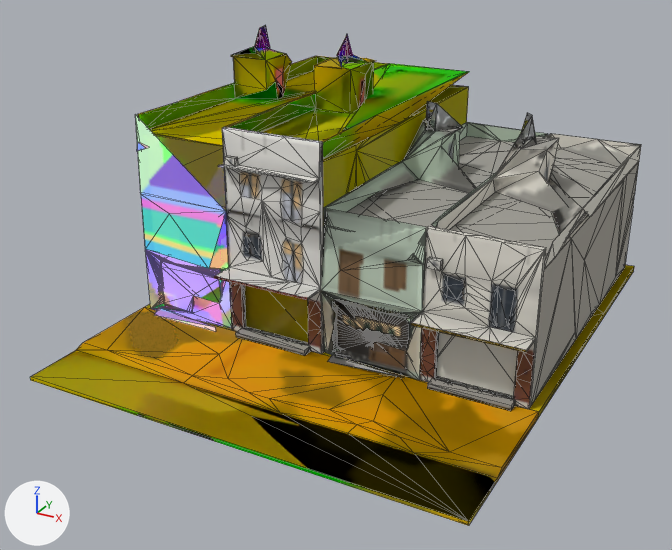
A saved change to the glTF model priv/models/quang_trung_20_26.far.glb.
Both versions are drawn from a camera (50 mm lens) standing at (22.2, -38.6, 24.2) and looking at (-0.8, 3.2, 3.3). The lights are fixed; the arrows at lower left show +X, +Y and +Z. The older version comes first. Mesh edges are drawn as thin lines. Vertices at exactly the same position are counted once.

The first picture shows 'quang_trung_20_26'.
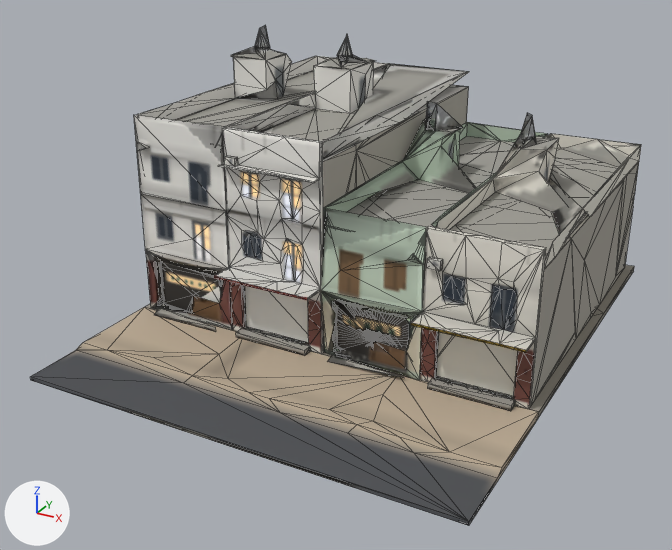
Commit message: build(models): the three Quang Trung models with the surfaces of made things

Pixel boxes [x1, y1, x2, y2] of what changed, in the pictures (672 x 550 px; the box of a moved part takes in the faces that stretch with it):
'quang_trung_20_26', surface changed, reshaped: [30, 25, 641, 526] in both
part 1 of me_quang_trung_20_26, moved or reshaped: before [135, 65, 544, 344]; after [134, 65, 544, 344]
part 2 of me_quang_trung_20_26, surface changed: [137, 142, 324, 354] in both

Patch to the scene script:
```diff
--- a/priv/models/quang_trung_20_26.far.glb.py
+++ b/priv/models/quang_trung_20_26.far.glb.py
@@ img_image_25 @@
-img_image_25 = load_image('Image_25', '_unpacked/Image_25', 128, 128, 'Non-Color')
+img_image_25 = load_image('Image_25', '_unpacked/Image_25', 128, 128, 'sRGB')
@@ img_image_27 @@
-img_image_27 = load_image('Image_27', '_unpacked/Image_27', 128, 128, 'sRGB')
+img_image_27 = load_image('Image_27', '_unpacked/Image_27', 128, 128, 'Non-Color')
@@ img_image_28 @@
-img_image_28 = load_image('Image_28', '_unpacked/Image_28', 128, 128, 'Non-Color')
+img_image_28 = load_image('Image_28', '_unpacked/Image_28', 128, 128, 'sRGB')
@@ img_image_32 @@
-img_image_32 = load_image('Image_32', '_unpacked/Image_32', 128, 128, 'sRGB')
+img_image_32 = load_image('Image_32', '_unpacked/Image_32', 128, 128, 'Non-Color')
@@ img_image_30 @@
-img_image_30 = load_image('Image_30', '_unpacked/Image_30', 128, 128, 'sRGB')
+img_image_30 = load_image('Image_30', '_unpacked/Image_30', 128, 128, 'Non-Color')
@@ img_image_31 @@
-img_image_31 = load_image('Image_31', '_unpacked/Image_31', 128, 128, 'Non-Color')
+img_image_31 = load_image('Image_31', '_unpacked/Image_31', 128, 128, 'sRGB')
@@ img_image_37 @@
-img_image_37 = load_image('Image_37', '_unpacked/Image_37', 128, 128, 'sRGB')
+img_image_37 = load_image('Image_37', '_unpacked/Image_37', 128, 128, 'Non-Color')
@@ img_image_38 @@
-img_image_38 = load_image('Image_38', '_unpacked/Image_38', 128, 128, 'Non-Color')
+img_image_38 = load_image('Image_38', '_unpacked/Image_38', 128, 128, 'sRGB')
@@ img_image_40 @@
-img_image_40 = load_image('Image_40', '_unpacked/Image_40', 64, 64, 'sRGB')
+img_image_40 = load_image('Image_40', '_unpacked/Image_40', 64, 64, 'Non-Color')
@@ img_image_39 @@
-img_image_39 = load_image('Image_39', '_unpacked/Image_39', 64, 64, 'Non-Color')
+img_image_39 = load_image('Image_39', '_unpacked/Image_39', 128, 128, 'Non-Color')
@@ img_image_41 @@
-img_image_41 = load_image('Image_41', '_unpacked/Image_41', 64, 64, 'Non-Color')
+img_image_41 = load_image('Image_41', '_unpacked/Image_41', 64, 64, 'sRGB')
@@ mat_part_07 @@
 n2 = _N.new('ShaderNodeTexImage'); n2.name = 'Image Texture'
-n2.image = img_image_3
+n2.image = img_image_23
 n2.extension = 'EXTEND'
@@ mat_part_08 @@
 n2 = _N.new('ShaderNodeTexImage'); n2.name = 'Image Texture'
-n2.image = img_image_24
+n2.image = img_image_25
 n2.extension = 'EXTEND'
@@ mat_part_08 @@
 n4 = _N.new('ShaderNodeTexImage'); n4.name = 'Image Texture.001'
-n4.image = img_image_23
+n4.image = img_image_24
 n4.extension = 'EXTEND'
@@ mat_part_08 @@
 n6 = _N.new('ShaderNodeTexImage'); n6.name = 'Image Texture.002'
-n6.image = img_image_25
+n6.image = img_image_26
 n6.extension = 'EXTEND'
@@ mat_part_09 @@
 n2 = _N.new('ShaderNodeTexImage'); n2.name = 'Image Texture'
-n2.image = img_image_27
+n2.image = img_image_28
 n2.extension = 'EXTEND'
@@ mat_part_09 @@
 n4 = _N.new('ShaderNodeTexImage'); n4.name = 'Image Texture.001'
-n4.image = img_image_26
+n4.image = img_image_27
 n4.extension = 'EXTEND'
@@ mat_part_09 @@
 n6 = _N.new('ShaderNodeTexImage'); n6.name = 'Image Texture.002'
-n6.image = img_image_28
+n6.image = img_image_29
 n6.extension = 'EXTEND'
@@ mat_part_10 @@
 n2 = _N.new('ShaderNodeTexImage'); n2.name = 'Image Texture'
-n2.image = img_image_32
+n2.image = img_image_33
 n2.extension = 'EXTEND'
 n3 = _N.new('ShaderNodeTexImage'); n3.name = 'Image Texture.001'
-n3.image = img_image_30
+n3.image = img_image_31
 n3.extension = 'EXTEND'
@@ mat_part_10 @@
 n5 = _N.new('ShaderNodeTexImage'); n5.name = 'Image Texture.002'
-n5.image = img_image_29
+n5.image = img_image_30
 n5.extension = 'EXTEND'
@@ mat_part_10 @@
 n7 = _N.new('ShaderNodeTexImage'); n7.name = 'Image Texture.003'
-n7.image = img_image_31
+n7.image = img_image_32
 n7.extension = 'EXTEND'
@@ mat_part_11 @@
 n2 = _N.new('ShaderNodeTexImage'); n2.name = 'Image Texture'
-n2.image = img_image_34
+n2.image = img_image_35
 n2.extension = 'EXTEND'
@@ mat_part_11 @@
 n4 = _N.new('ShaderNodeTexImage'); n4.name = 'Image Texture.001'
-n4.image = img_image_33
+n4.image = img_image_34
 n4.extension = 'EXTEND'
@@ mat_part_11 @@
 n6 = _N.new('ShaderNodeTexImage'); n6.name = 'Image Texture.002'
-n6.image = img_image_35
+n6.image = img_image_36
 n6.extension = 'EXTEND'
@@ mat_part_12 @@
 n2 = _N.new('ShaderNodeTexImage'); n2.name = 'Image Texture'
-n2.image = img_image_37
+n2.image = img_image_38
 n2.extension = 'EXTEND'
@@ mat_part_12 @@
 n4 = _N.new('ShaderNodeTexImage'); n4.name = 'Image Texture.001'
-n4.image = img_image_36
+n4.image = img_image_37
 n4.extension = 'EXTEND'
@@ mat_part_12 @@
 n6 = _N.new('ShaderNodeTexImage'); n6.name = 'Image Texture.002'
-n6.image = img_image_38
+n6.image = img_image_39
 n6.extension = 'EXTEND'
@@ mat_part_13 @@
 n2 = _N.new('ShaderNodeTexImage'); n2.name = 'Image Texture'
-n2.image = img_image_40
+n2.image = img_image_41
 n2.extension = 'EXTEND'
@@ mat_part_13 @@
 n4 = _N.new('ShaderNodeTexImage'); n4.name = 'Image Texture.001'
-n4.image = img_image_39
+n4.image = img_image_40
 n4.extension = 'EXTEND'
@@ mat_part_13 @@
 n6 = _N.new('ShaderNodeTexImage'); n6.name = 'Image Texture.002'
-n6.image = img_image_41
+n6.image = img_image_42
 n6.extension = 'EXTEND'
@@ me_quang_trung_20_26 @@
 me_quang_trung_20_26.from_pydata(...)  # 1028 vertices, 2294 faces; spans x -12.2..12.2, y -9.2..20.5, z -0.4..15.2
+# me_quang_trung_20_26 part 1
+# 50 vertices are removed from x -11.6..10.6, y -1.4..0.3, z 1.3..11.7
+# 189 faces are deleted
+# 20 vertices move from x -4.9..10.6, y 0.0..0.1, z 3.9..9.0 to x -4.9..10.7, y 0.0..0.1, z 3.9..9.6
+# 50 vertices are added at x -11.6..10.6, y -1.4..0.3, z 1.0..11.7
+# 72 new faces join them, mat_part_01
+# 96 new faces join them, mat_part_07
+# 18 new faces join them, mat_part_10
+# 3 new faces join them, mat_part_12
+# me_quang_trung_20_26 part 2: 297 kept faces spanning x -11.6..0.1, y -1.4..0.4, z 0.0..11.7 get new texture (UV) coordinates
 me_quang_trung_20_26.materials.append(mat_part_01)
```
